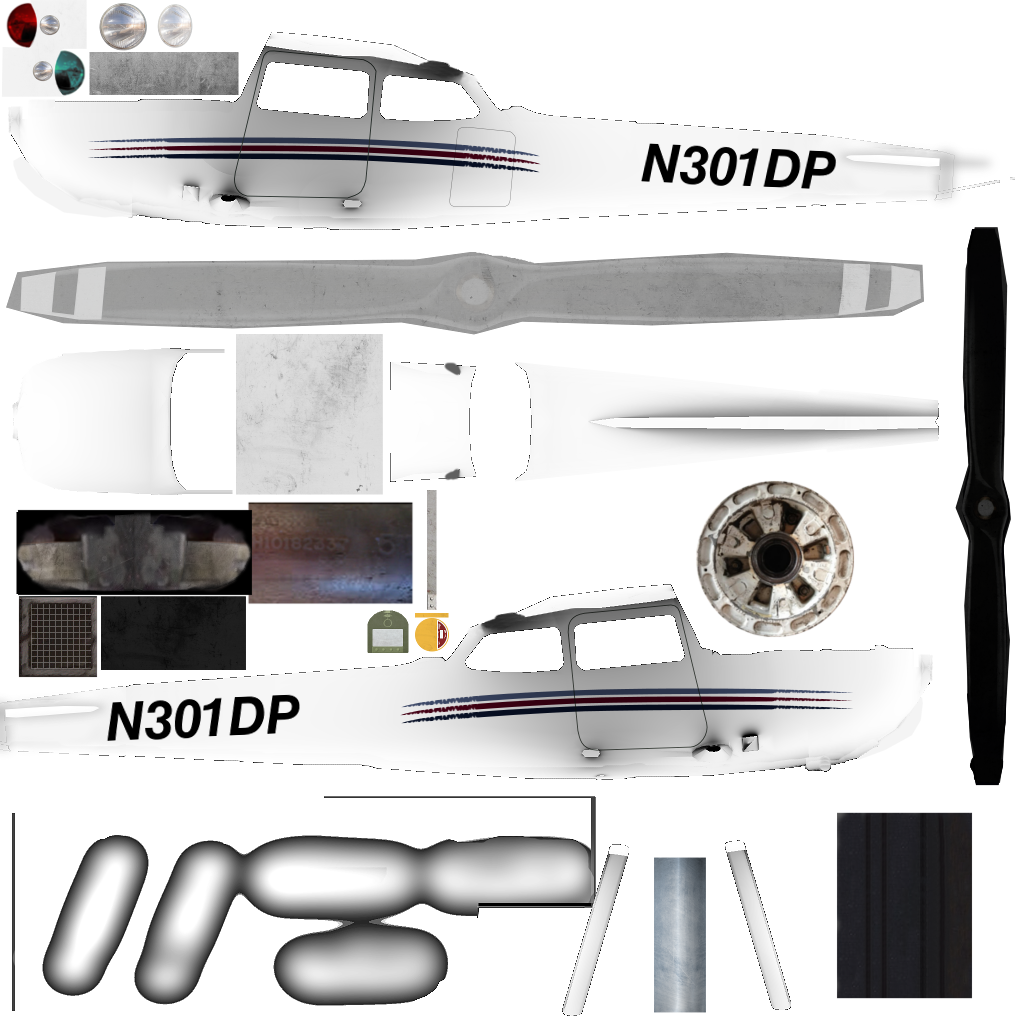
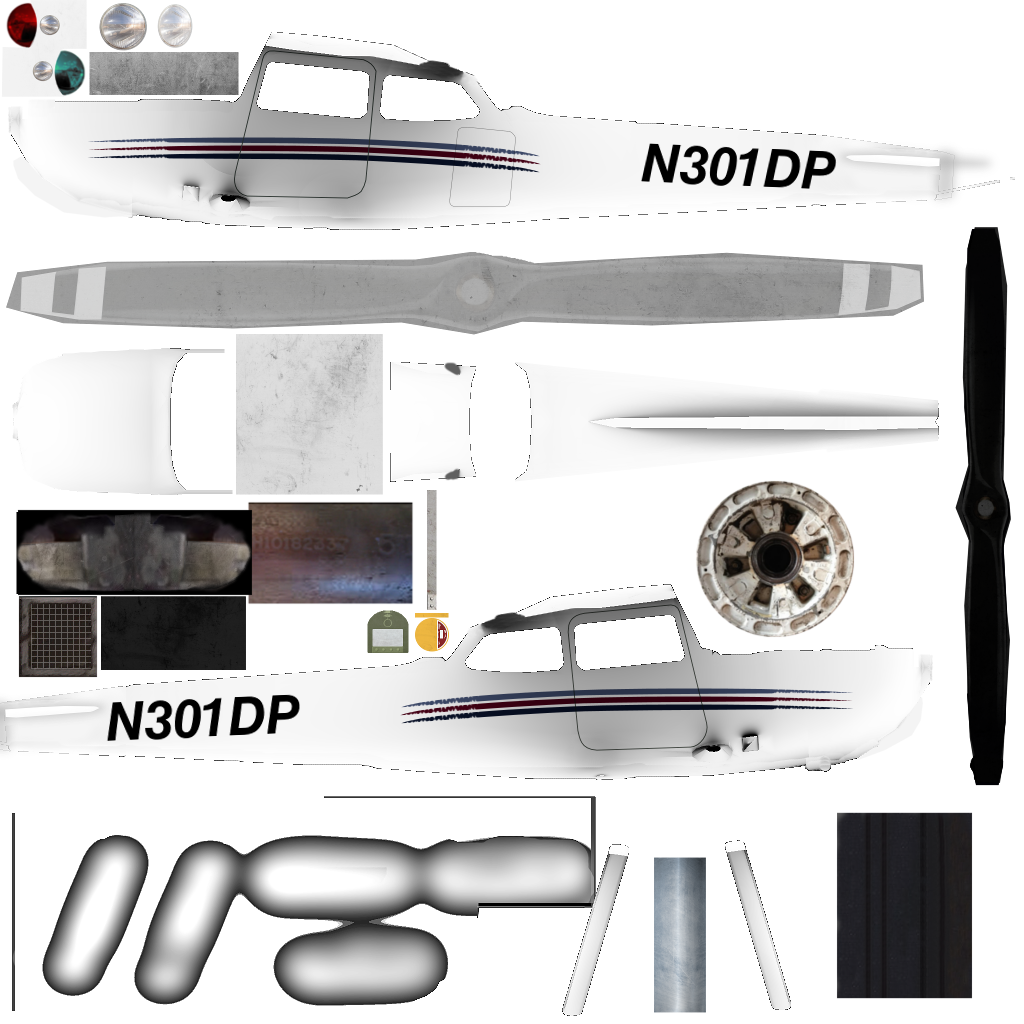
Layers edited between the first and the second 1024×1024 image:
painted on "Clipboard #2" over [328, 188, 618, 768]
